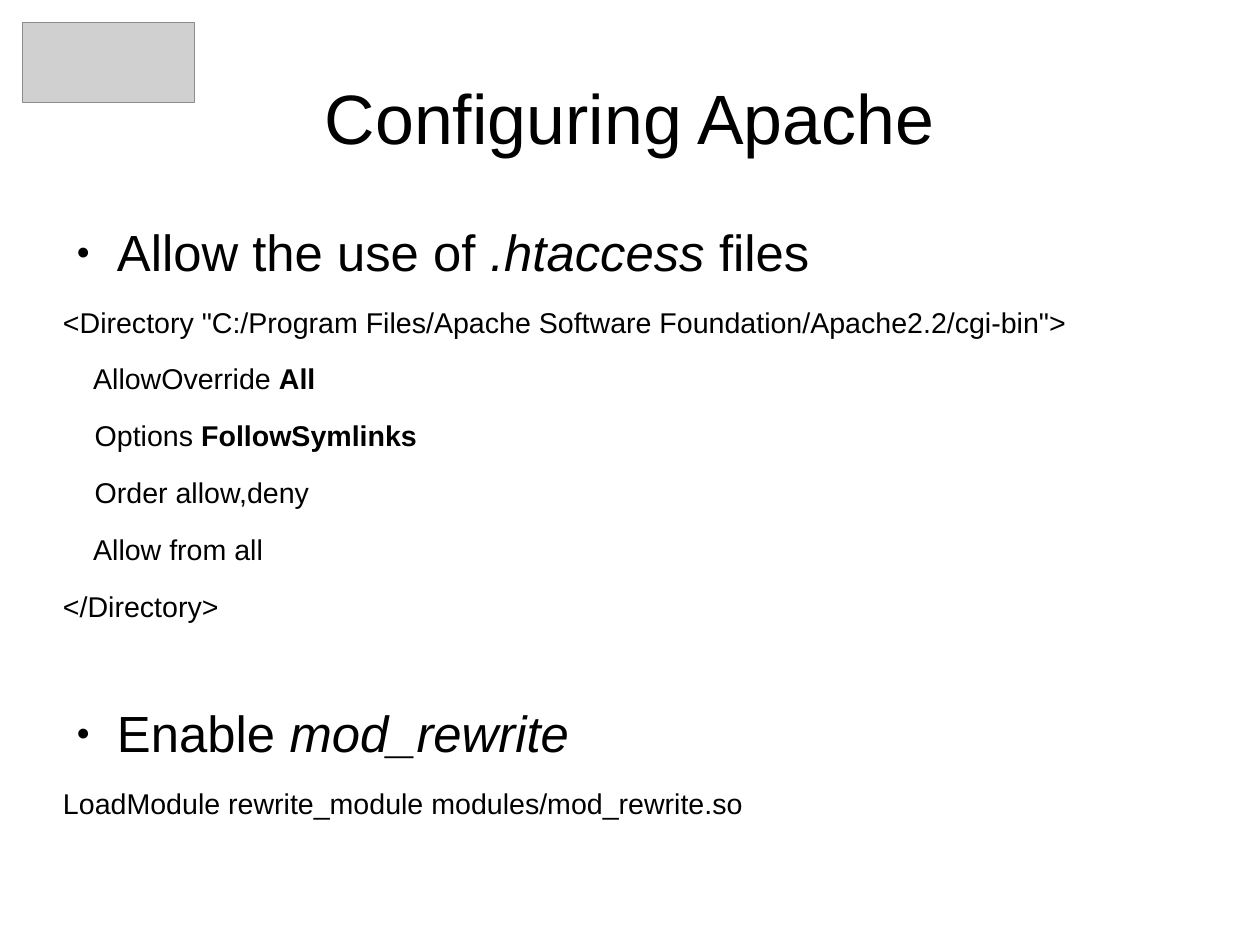
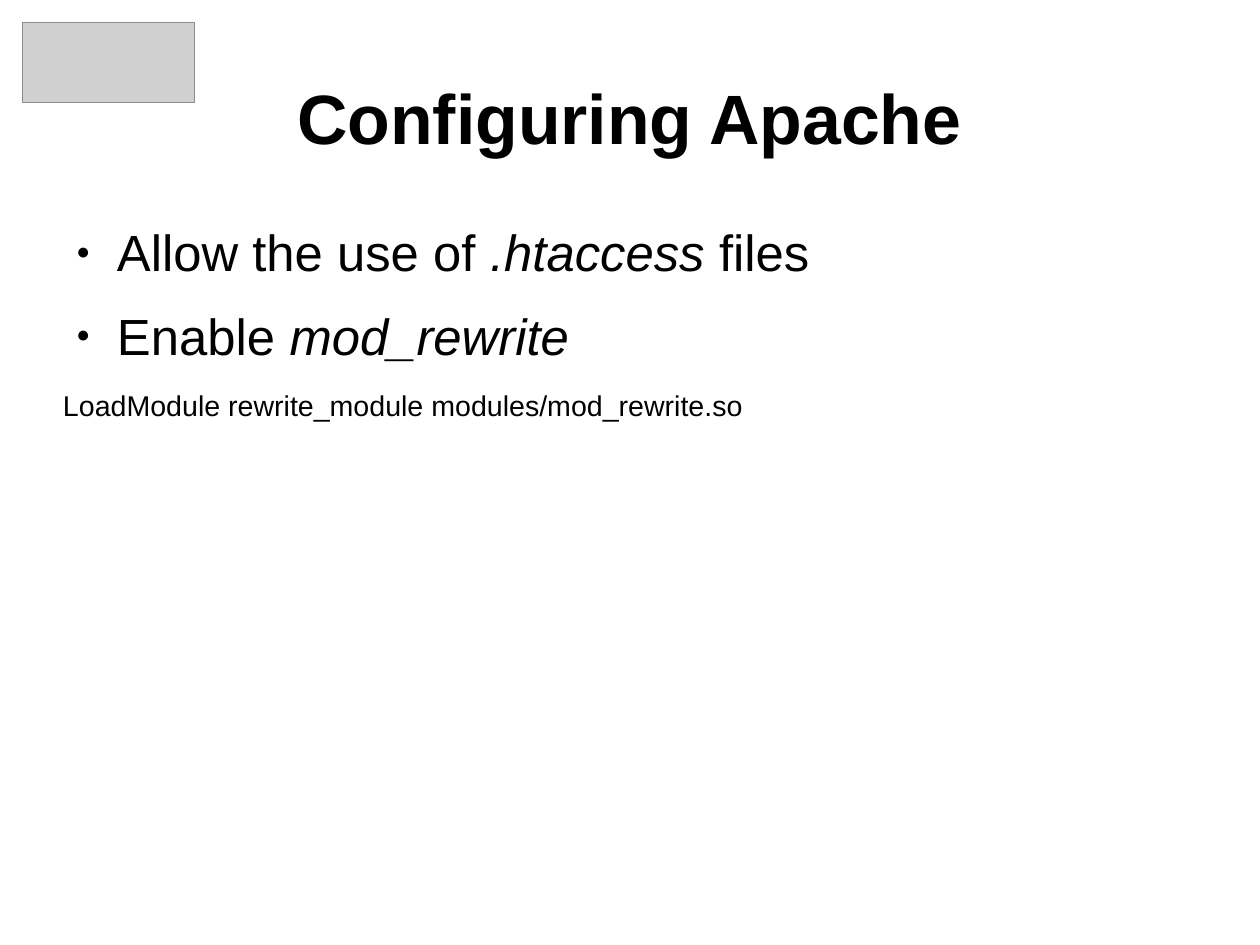
Before and after one commit to arpadszasz/perl-hosting-beginners-talk, a slide deck: slide 22 of clujpm-march2013-talk.odp. Drawn at 1260x945 pixels with LibreOffice and Linux fonts; fonts in the diff are those of the drawing; grey boxes stand for pictures. Boxes give left, top, right and bottom in pixels: in the first picture for what was removed or moved away, otherwise in the second. Text is boxed around its words. In the diff, an @@ line names an element or a change of style, - is before the commit and + after.

```diff
--- a/clujpm-march2013-talk.odp
+++ b/clujpm-march2013-talk.odp
@@ title "Configuring Apache" at [297,93,961,157]: bold on @@
@@ text at [63,312,1065,622]: paragraphs removed @@
-<Directory "C:/Program Files/Apache Software Foundation/Apache2.2/cgi-bin">
-AllowOverride All
-Options FollowSymlinks
-Order allow,deny
-Allow from all
-</Directory>
```
Also in this commit, not shown: 18 other slides changed, 4 slides added, 2 slides removed, 1 other file.
